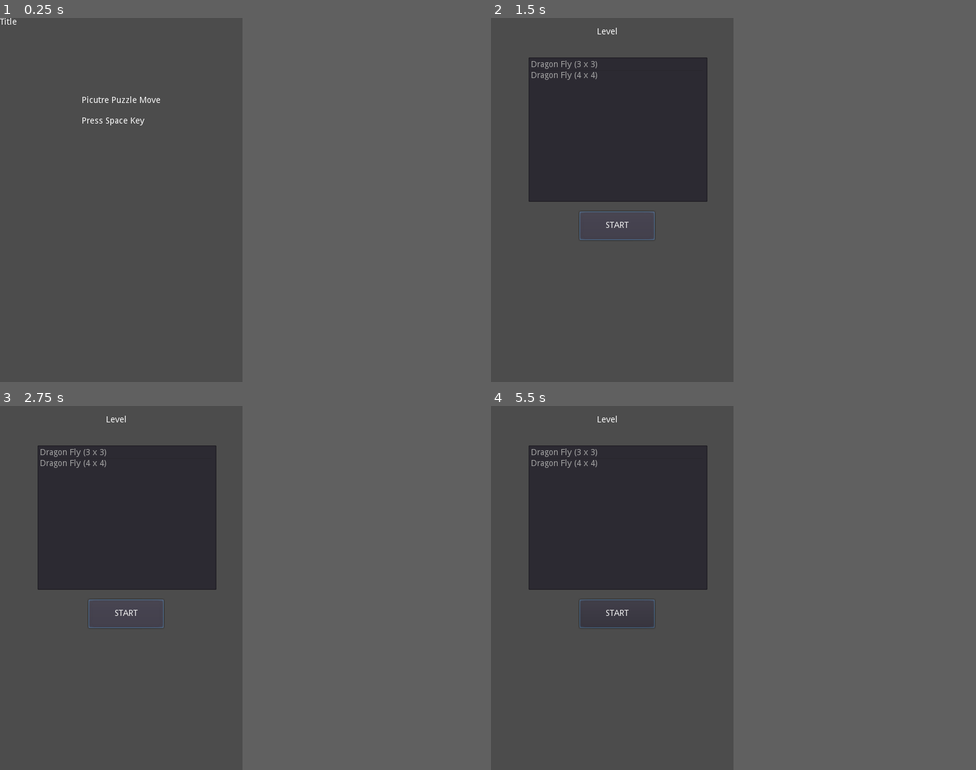
Above: before the commit, frames 1-4 (two rows, left to right).
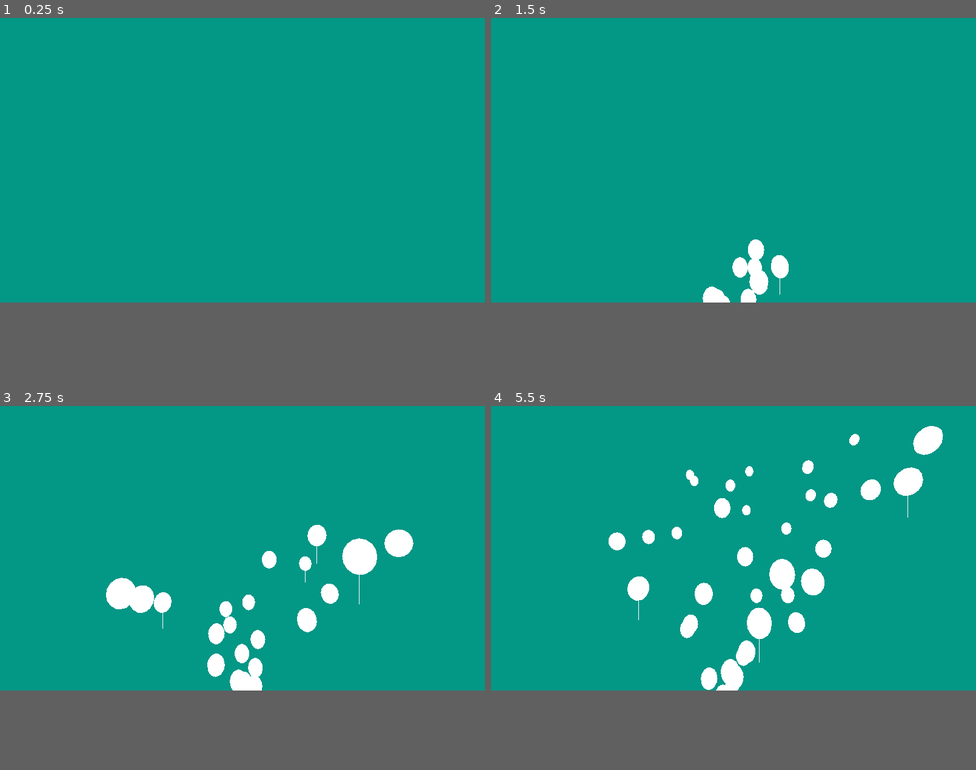
Above: after the commit, the same moments.

Repository: hrk4649/picture_puzzle_move
Game: Godot game, scene res://levels/balloon_3d/Main.tscn
The game is run twice, just before and just after one commit, with the same random seed, the same clock (stepped at 60 frames per second) and the same inputs. Before the commit the project starts from res://Main.tscn.
Inputs (mouse positions are in pixels of both pictures, inside the frame that each line leads up to):
- Up to frame 1 (0.25 s): no input
- Up to frame 2 (1.5 s): tap Space at 0.5 s; move the mouse to (665, 181) at 0.52 s; hold Right (ui_right) 0.53-1.25 s; click (665, 181) at 0.67 s; tap Enter (ui_accept) at 0.77 s; click (617, 225) at 1.25 s, where only the run before the commit has a clickable "START"
- Up to frame 3 (2.75 s): click (126, 613) at 2 s, where only the run before the commit has a clickable "START"
- Up to frame 4 (5.5 s): drag from (563, 606) to (597, 660) at 2.77 s; move the mouse to (636, 507) at 3.52 s; hold Right (ui_right) 3.53-4.25 s; drag from (597, 660) to (539, 533) at 4.27 s; move the mouse to (685, 642) at 5.02 s; hold Left (ui_left) from 5.03 s (still down); tap Enter (ui_accept) at 5.27 s
In our replay, the window is 400x600 before the commit and 800x469 after it. These sizes can differ from the game's own. Grey fills any space a smaller window leaves; there, only what the larger window draws over its background counts as a difference.

The runs differ from the first frame. In frame 1, 39% of the frame differs, in the area x 0-50%, y 0-79%; in frame 2, 40%; in frame 3, 41%; in frame 4, 42%, in the area x 0-94%, y 0-79%.
Error before the commit: Invalid get index 'scancode' (on base: 'InputEventMouseMotion'). (res://Title.gd:19)

Commit message:
add balloon and balloon_3d

Diff:
--- /dev/null
+++ b/levels/balloon/Balloon.gd
@@ -0,0 +1,42 @@
+extends AnimatedSprite
+
+
+var speed = 300
+
+var velocity = Vector2(0, 0)
+
+var start_position = Vector2(0,0)
+var center = Vector2(0,0)
+
+# Called when the node enters the scene tree for the first time.
+func _ready():
+    pass # Replace with function body.
+
+func set_velocity_by_rotation():
+    pass
+    var fix = rotation - PI * 0.5
+    velocity = Vector2(cos(fix), sin(fix)) * speed
+
+func init_position(v):
+    start_position = global_transform.origin
+    center = v
+
+func _physics_process(delta):
+    pass
+    var vel_delta = velocity * delta
+    global_transform.origin += vel_delta
+
+    var distance1 = (global_transform.origin - center).length()
+    var distance2 = (start_position - center).length()
+    self.scale = Vector2(distance1 / distance2,distance1 / distance2)
+    if self.scale.length() < 0.05 :
+        queue_free()
+
+# Called every frame. 'delta' is the elapsed time since the previous frame.
+#func _process(delta):
+#    pass
+
+
+func _on_VisibilityNotifier2D_screen_exited():
+    pass # Replace with function body.
+    queue_free()
--- /dev/null
+++ b/levels/balloon/Balloon.tscn
@@ -0,0 +1,20 @@
+[gd_scene load_steps=4 format=2]
+
+[ext_resource path="res://levels/balloon/balloon.png" type="Texture" id=1]
+[ext_resource path="res://levels/balloon/Balloon.gd" type="Script" id=2]
+
+[sub_resource type="SpriteFrames" id=1]
+animations = [ {
+"frames": [ ExtResource( 1 ) ],
+"loop": true,
+"name": "default",
+"speed": 5.0
+} ]
+
+[node name="AnimatedSprite" type="AnimatedSprite"]
+frames = SubResource( 1 )
+script = ExtResource( 2 )
+
+[node name="VisibilityNotifier2D" type="VisibilityNotifier2D" parent="."]
+
+[connection signal="screen_exited" from="VisibilityNotifier2D" to="." method="_on_VisibilityNotifier2D_screen_exited"]
--- /dev/null
+++ b/levels/balloon/Main.gd
@@ -0,0 +1,51 @@
+extends Control
+
+var Balloon = load(get_script().resource_path.get_base_dir() + "/Balloon.tscn")
+
+# Declare member variables here. Examples:
+# var a = 2
+# var b = "text"
+
+
+# Called when the node enters the scene tree for the first time.
+func _ready():
+    pass # Replace with function body.
+
+
+# Called every frame. 'delta' is the elapsed time since the previous frame.
+#func _process(delta):
+#    pass
+
+func create_balloon():
+    pass
+    var balloon = Balloon.instance()
+    add_child(balloon)
+
+    var location = $Path2D/PathFollow2D
+    location.offset = randi()
+    balloon.position = location.position + Vector2(0,600)
+    print("location.position:" + str(location.position))
+    var direction = location.rotation + PI
+    #var direction = 0
+    #var direction = PI * 0.25
+    #direction += rand_range(-PI / 4, PI / 4)
+    #print("direction:" + str(direction))
+    balloon.rotation = direction
+    balloon.set_velocity_by_rotation()
+
+func create_balloon2():
+    pass
+    var balloon = Balloon.instance()
+    add_child(balloon)
+
+    var radius = ($CircleRadius.position - $CircleCenter.position).length()
+    var radian = rand_range(0, 2 * PI)
+    balloon.position = Vector2(sin(radian), cos(radian)) * radius + $CircleCenter.position
+    balloon.rotation = - radian
+    balloon.set_velocity_by_rotation()
+    balloon.init_position($CircleCenter.position)
+
+func _on_Timer_timeout():
+    pass # Replace with function body.
+    #create_balloon()
+    create_balloon2()
--- /dev/null
+++ b/levels/balloon/Main.tscn
@@ -0,0 +1,44 @@
+[gd_scene load_steps=3 format=2]
+
+[ext_resource path="res://levels/balloon/Main.gd" type="Script" id=1]
+
+[sub_resource type="Curve2D" id=1]
+_data = {
+"points": PoolVector2Array( 0, 173.982, 0, -173.982, -13, -293, -188.574, 3.36738, 188.574, -3.36738, 280, -597, -4.48423, -161.634, 4.48423, 161.634, 590, -305, 144.798, 1.12246, -144.798, -1.12246, 298, 4, -4.48985, 188.574, 4.48985, -188.574, -13, -293 )
+}
+
+[node name="Control" type="Control"]
+margin_right = 40.0
+margin_bottom = 40.0
+script = ExtResource( 1 )
+
+[node name="Timer" type="Timer" parent="."]
+wait_time = 0.5
+autostart = true
+
+[node name="Path2D" type="Path2D" parent="."]
+curve = SubResource( 1 )
+
+[node name="PathFollow2D" type="PathFollow2D" parent="Path2D"]
+position = Vector2( -13, -293 )
+rotation = -1.56592
+
+[node name="ColorRect" type="ColorRect" parent="."]
+visible = false
+margin_right = 600.0
+margin_bottom = 600.0
+color = Color( 0.141176, 0.607843, 0.643137, 1 )
+
+[node name="ColorRect2" type="ColorRect" parent="."]
+visible = false
+margin_right = 100.0
+margin_bottom = 100.0
+color = Color( 1, 0, 0, 1 )
+
+[node name="CircleCenter" type="Position2D" parent="."]
+position = Vector2( 525, 309 )
+
+[node name="CircleRadius" type="Position2D" parent="."]
+position = Vector2( 222, 307 )
+
+[connection signal="timeout" from="Timer" to="." method="_on_Timer_timeout"]
--- /dev/null
+++ b/levels/balloon_3d/Balloon.gd
@@ -0,0 +1,32 @@
+extends RigidBody
+
+
+#var velocity = Vector3.ZERO
+var acceralation = Vector3.UP * 10
+
+
+# Called when the node enters the scene tree for the first time.
+func _ready():
+    pass # Replace with function body.
+    init_acceralation()
+
+func _integrate_forces(state):
+    pass
+    var vel_horizon = Vector3(linear_velocity.x, 0, linear_velocity.z)
+    var drag_horizon = - 0.01 * vel_horizon.length_squared()
+
+    var vel_vertical = Vector3(0, linear_velocity.y, 0)
+    var drag_vertical = - 0.01 * vel_vertical.length_squared()
+    #acceralation += (vel_horizon * drag_horizon)
+    state.add_central_force(
+        acceralation * state.step
+         + vel_horizon * drag_horizon * state.step
+         + vel_vertical * drag_vertical * state.step
+        )
+    if global_transform.origin.y >= 100:
+        queue_free()
+
+
+func init_acceralation():
+    pass
+    acceralation = Vector3.UP * 10 + Vector3(rand_range(-5,5), 0, rand_range(-5,5))
--- /dev/null
+++ b/levels/balloon_3d/Balloon.tscn
@@ -0,0 +1,29 @@
+[gd_scene load_steps=4 format=2]
+
+[ext_resource path="res://levels/balloon_3d/Balloon.gd" type="Script" id=1]
+
+[sub_resource type="PhysicsMaterial" id=2]
+bounce = 1.0
+
+[sub_resource type="SphereShape" id=1]
+
+[node name="RigidBody" type="RigidBody"]
+collision_layer = 0
+mass = 0.01
+physics_material_override = SubResource( 2 )
+gravity_scale = 0.01
+script = ExtResource( 1 )
+
+[node name="Spatial" type="Spatial" parent="."]
+
+[node name="Head" type="CSGSphere" parent="Spatial"]
+transform = Transform( 1, 0, 0, 0, 1.2, 0, 0, 0, 1, 0, 0, 0 )
+rings = 8
+
+[node name="String" type="CSGCylinder" parent="Spatial"]
+transform = Transform( 1, 0, 0, 0, 1, 0, 0, 0, 1, 0, -2.11914, 0 )
+radius = 0.01
+height = 2.0
+
+[node name="CollisionShape" type="CollisionShape" parent="."]
+shape = SubResource( 1 )
--- /dev/null
+++ b/levels/balloon_3d/Main.gd
@@ -0,0 +1,15 @@
+extends Spatial
+
+var Balloon = load(get_script().resource_path.get_base_dir() + "/Balloon.tscn")
+
+# Called when the node enters the scene tree for the first time.
+func _ready():
+    pass # Replace with function body.
+
+func _on_Timer_timeout():
+    pass # Replace with function body.
+    var balloon = Balloon.instance()
+    #var position = Vector3(rand_range(-10, 10), 0, rand_range(-10, 10))
+    var position = $Start.global_transform.origin
+    balloon.global_transform.origin = position
+    add_child(balloon)
--- /dev/null
+++ b/levels/balloon_3d/Main.tscn
@@ -0,0 +1,35 @@
+[gd_scene load_steps=3 format=2]
+
+[ext_resource path="res://levels/balloon_3d/Main.gd" type="Script" id=1]
+
+[sub_resource type="Environment" id=1]
+background_mode = 1
+background_color = Color( 0.0117647, 0.592157, 0.52549, 1 )
+ambient_light_color = Color( 1, 1, 1, 1 )
+
+[node name="Spatial" type="Spatial"]
+script = ExtResource( 1 )
+
+[node name="Camera" type="Camera" parent="."]
+transform = Transform( 1, 0, 0, 0, 1, 0, 0, 0, 1, 0, 20.9096, 25.6533 )
+far = 1000.0
+
+[node name="Timer" type="Timer" parent="."]
+wait_time = 0.1
+autostart = true
+
+[node name="WorldEnvironment" type="WorldEnvironment" parent="."]
+environment = SubResource( 1 )
+
+[node name="End" type="CSGSphere" parent="."]
+transform = Transform( 1, 0, 0, 0, 1, 0, 0, 0, 1, 0, 100, 0 )
+visible = false
+radius = 5.0
+
+[node name="Label" type="Label" parent="."]
+margin_right = 123.0
+margin_bottom = 73.0
+
+[node name="Start" type="Position3D" parent="."]
+
+[connection signal="timeout" from="Timer" to="." method="_on_Timer_timeout"]
--- a/project.godot
+++ b/project.godot
@@ -11,15 +11,14 @@
 [application]
 
 config/name="Picture Puzzle Move"
-run/main_scene="res://Main.tscn"
+run/main_scene="res://levels/balloon_3d/Main.tscn"
 config/icon="res://icon.png"
 
 [display]
 
-window/size/width=400
 window/size/resizable=false
 window/stretch/mode="2d"
-window/stretch/aspect="keep"
+window/stretch/aspect="expand"
 
 [input]
 
Binary file added: levels/balloon/balloon.png
Not shown, added: levels/balloon/balloon.png.import
